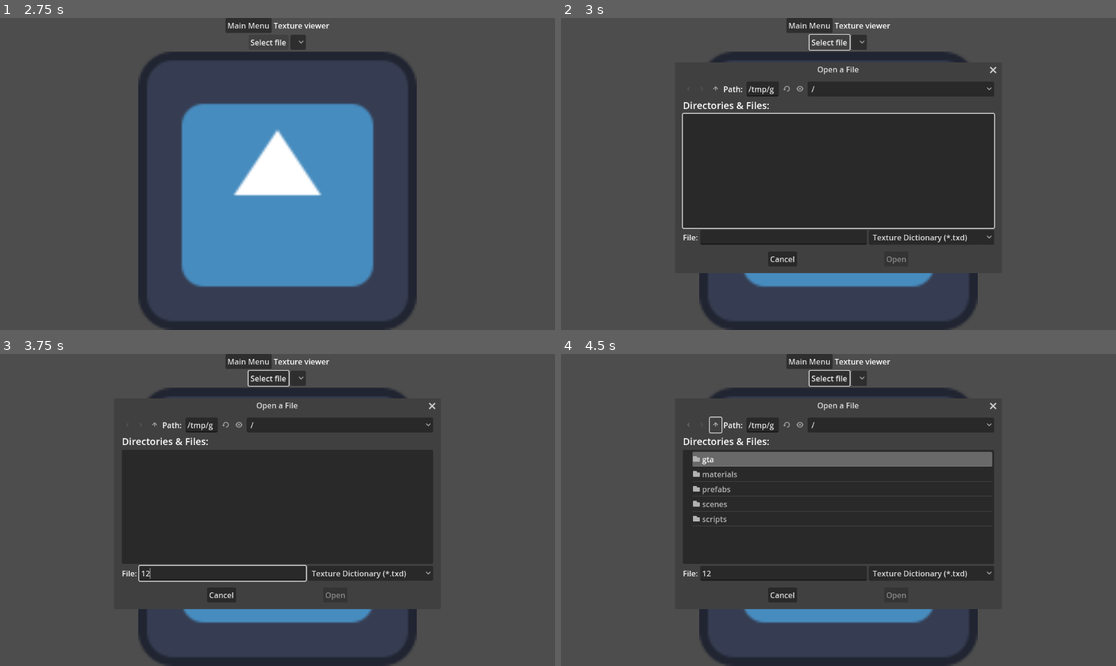
Above: before the commit, frames 1-4 (two rows, left to right).
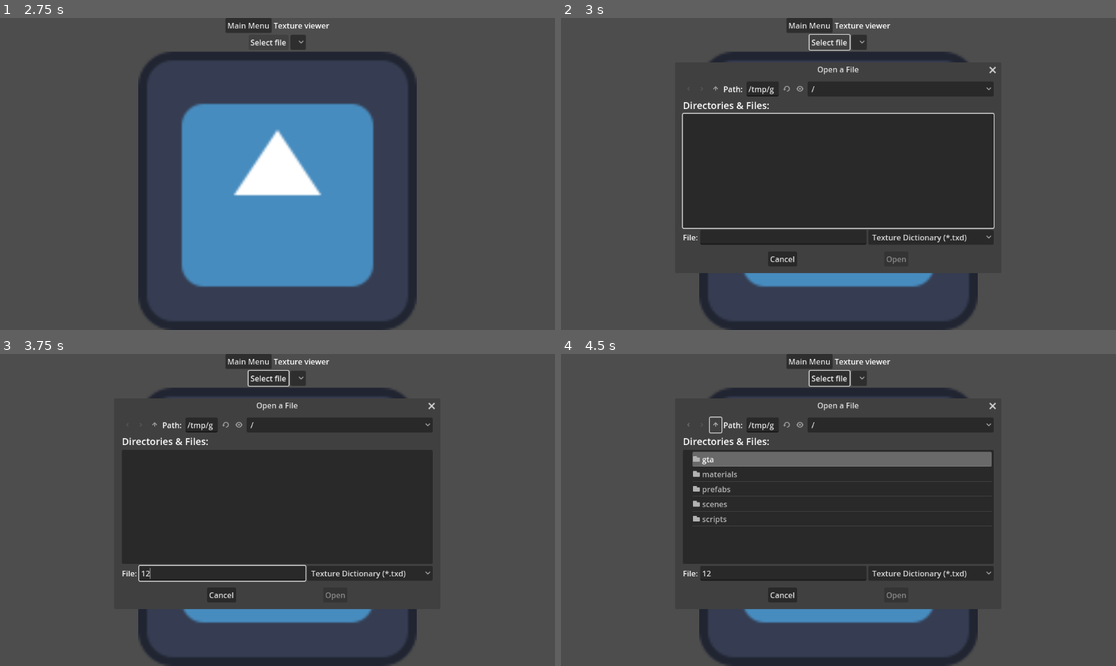
Above: after the commit, the same moments.

Repository: FOSS-Supremacy/OpenLiberty
Game: Godot game, scene res://startup.tscn
Same seed, same stepped clock (60 frames per second), same inputs: the game is played once before the commit and once after it. The engine's default icon, where the game draws it, is replaced by a stand-in: a white triangle on a blue panel in a dark square.
Inputs (mouse positions are in pixels of both pictures, inside the frame that each line leads up to):
- Up to frame 1 (2.75 s): click "Map loader test" at 0.5 s; click "Main Menu" at 1.25 s; click "Texture viewer" at 2 s
- Up to frame 2 (3 s): click "Select file" at 2.75 s
- Up to frame 3 (3.75 s): click (222, 572) at 3.52 s; type "12" at 3.6 s
- Up to frame 4 (4.5 s): click (716, 425) at 4.25 s

Frame 1 is identical in both runs. In frame 2, 0.3% of the frame differs, in the area x 56-79%, y 15-72%; in frame 3, 0.2%; in frame 4, 0.2%.
Error before the commit: Assertion failed: 0 (res://scripts/asset_loader.gd:11)
Error after the commit: Assertion failed: 7 (res://scripts/map_builder.gd:15)

Commit message:
Fix subsequent map loads killing performance

Diff:
--- a/scenes/maptest/maptest.gd
+++ b/scenes/maptest/maptest.gd
@@ -2,7 +2,6 @@
 
 
 func _ready() -> void:
-	MapBuilder.load_map_data()
 	MapBuilder.clear_map()
 
 	var start := Time.get_ticks_msec()
--- a/scripts/map_builder.gd
+++ b/scripts/map_builder.gd
@@ -7,9 +7,10 @@
 var map: Node3D
 
 @onready var _assetfile := AssetLoader.open_img()
+var _loaded := false
 
 
-func load_map_data() -> void:
+func _ready() -> void:
 	var file := FileAccess.open(GameManager.gta_path + "data/gta3.dat", FileAccess.READ)
 	assert(file != null, "%d" % FileAccess.get_open_error())
 
@@ -71,7 +72,7 @@
 
 			placement.rotation = Quaternion(
 				-tokens[8].to_float(),
-				tokens[9].to_float(),
+				-tokens[9].to_float(),
 				-tokens[10].to_float(),
 				tokens[11].to_float(),
 			)
